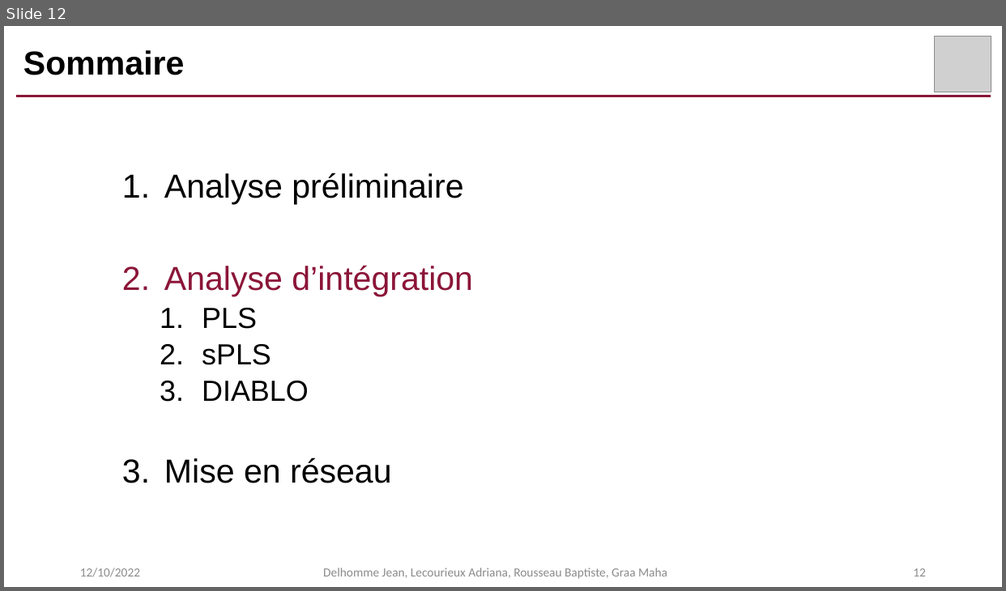
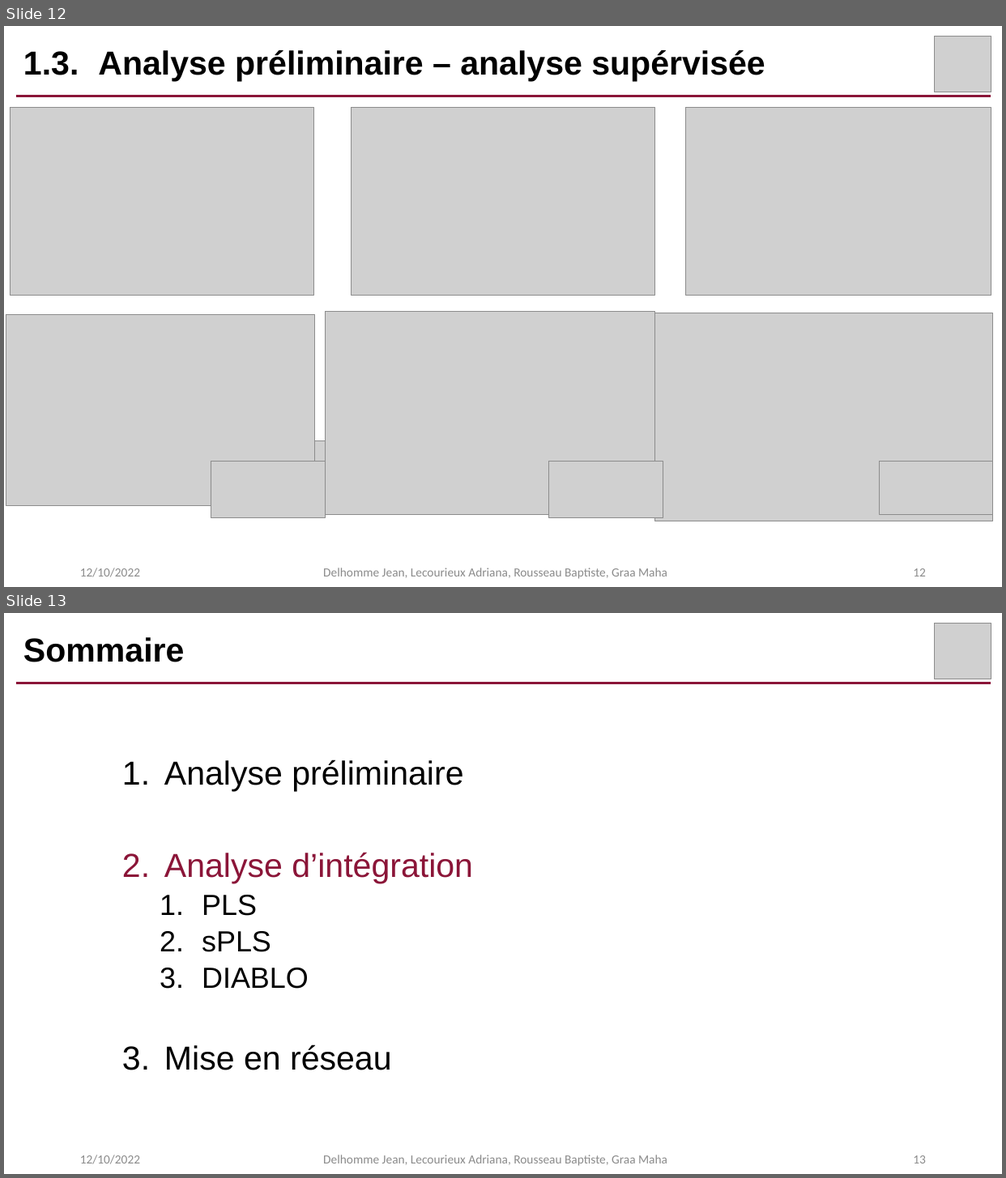
Before and after one commit to AdrianaLecourieux/multi_omics, a slide deck: presentation.pptx. Shown one above the other, each under a label of ours: slide 12 before the commit, slides 12 and 13 after it. The pictures are 1006x591 and 1006x1178 pixels, drawn with LibreOffice and Linux fonts; fonts in the diff are those of the drawing; grey boxes stand for pictures. Boxes give left, top, right and bottom in pixels: in the first picture for what was removed or moved away, otherwise in the second. Text is boxed around its words. In the diff, an @@ line names an element or a change of style, - is before the commit and + after.

```diff
--- a/presentation.pptx
+++ b/presentation.pptx
@@ slide 12 added at (4, 26, 1002, 587), background #FFFFFF @@
@@ picture added at (935, 36, 991, 92) @@
@@ title added at (23, 50, 765, 81), 32 pt, text #000000, bold @@
+1.3. Analyse préliminaire – analyse supérvisée
@@ line added from (16, 96) to (991, 96), #8B1538 2.25 pt @@
@@ picture added at (10, 108, 315, 296) @@
@@ picture added at (351, 108, 655, 296) @@
@@ picture added at (686, 107, 991, 296) @@
@@ picture added at (6, 314, 315, 506) @@
@@ picture added at (325, 311, 655, 515) @@
@@ picture added at (655, 313, 993, 521) @@
@@ picture added at (211, 462, 325, 518) @@
@@ picture added at (222, 442, 335, 498) @@
@@ picture added at (549, 462, 663, 518) @@
@@ picture added at (879, 462, 993, 515) @@
@@ text added at (80, 568, 140, 578), 12 pt, text #8C8C8C @@
+12/10/2022
@@ text added at (323, 568, 667, 579), 12 pt, text #8C8C8C @@
+Delhomme Jean, Lecourieux Adriana, Rousseau Baptiste, Graa Maha
@@ page number added at (913, 569, 926, 577), 12 pt, text #8C8C8C @@
+12
@@ what was slide 12 is now slide 13 @@
@@ page number at (913, 1156, 926, 1164): text changed @@
-12
+13
```
Also in this commit, not shown: 3 slides changed.
